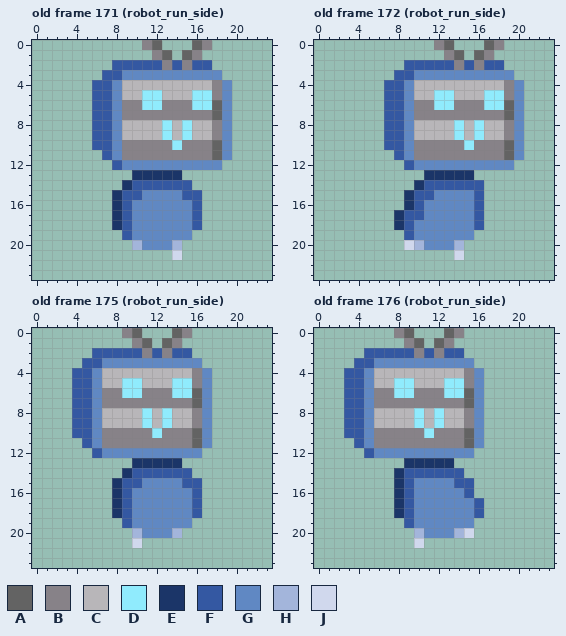
File history of a pixel-art file, rogo.aseprite. The picture above is the old version.
24x24 pixels, 270 frames. Colours within 5 levels of each other are drawn and written as one. Shown: old frame 171 (robot_run_side), old frame 172 (robot_run_side), old frame 175 (robot_run_side), old frame 176 (robot_run_side). The commit also changed other frames, which this record leaves out.
Palette (. is transparent): A #636363  B #878288  C #b8b6b9  D #90ebfd  E #1b3568  F #3458a2  G #6088c3  H #a3b5db  J #d0d8ed
Pixels before, old frame 171 (robot_run_side), first column x 6:
 0 .....BA...AB..
 1 ......BA.AB...
 2 ..FFFFFBFBFF..
 3 .FFGGGGGGGGGG.
 4 FFGCCCCCCCCCBG
 5 FFGCCDDCCCDDBG
 6 FFGBBDDBBBDDAG
 7 FFGBBBBBBBBBAG
 8 FFGCCCCDCDCCBG
 9 FFGCCCCDCDCCBG
10 FFGBBBBBDBBBAG
11 .FGBBBBBBBBBAG
12 ..FGGGGGGGGGG.
13 ....EEEEE.....
14 ...EFFFFFF....
15 ..EFFGGGGFF...
16 ..EFGGGGGGF...
17 ..EFGGGGGGF...
18 ..EFGGGGGGF...
19 ...FGGGGGG....
20 ....HGGGH.....
21 ........J.....
Pixels before, old frame 172 (robot_run_side), first column x 7:
 0 .....BA...AB..
 1 ......BA.AB...
 2 ..FFFFFBFBFF..
 3 .FFGGGGGGGGGG.
 4 FFGCCCCCCCCCBG
 5 FFGCCDDCCCDDBG
 6 FFGBBDDBBBDDAG
 7 FFGBBBBBBBBBAG
 8 FFGCCCCDCDCCBG
 9 FFGCCCCDCDCCBG
10 FFGBBBBBDBBBAG
11 .FGBBBBBBBBBAG
12 ..FGGGGGGGGGG.
13 ....EEEEE.....
14 ...EFFFFFF....
15 ..EFFGGGGF....
16 ..EFGGGGGF....
17 .EFFGGGGGF....
18 .EFGGGGGGF....
19 ..FGGGGGG.....
20 ..JHGGGH......
21 .......J......
Pixels before, old frame 175 (robot_run_side), first column x 4:
 0 .....BA...AB..
 1 ......BA.AB...
 2 ..FFFFFBFBFF..
 3 .FFGGGGGGGGGG.
 4 FFGCCCCCCCCCBG
 5 FFGCCDDCCCDDBG
 6 FFGBBDDBBBDDAG
 7 FFGBBBBBBBBBAG
 8 FFGCCCCDCDCCBG
 9 FFGCCCCDCDCCBG
10 FFGBBBBBDBBBAG
11 .FGBBBBBBBBBAG
12 ..FGGGGGGGGGG.
13 ......EEEEE...
14 .....EFFFFFF..
15 ....EFFGGGGFF.
16 ....EFGGGGGGF.
17 ....EFGGGGGGF.
18 ....EFGGGGGGF.
19 .....FGGGGGG..
20 ......HGGGH...
21 ......J.......
Pixels before, old frame 176 (robot_run_side), first column x 3:
 0 .....BA...AB..
 1 ......BA.AB...
 2 ..FFFFFBFBFF..
 3 .FFGGGGGGGGGG.
 4 FFGCCCCCCCCCBG
 5 FFGCCDDCCCDDBG
 6 FFGBBDDBBBDDAG
 7 FFGBBBBBBBBBAG
 8 FFGCCCCDCDCCBG
 9 FFGCCCCDCDCCBG
10 FFGBBBBBDBBBAG
11 .FGBBBBBBBBBAG
12 ..FGGGGGGGGGG.
13 ......EEEEE...
14 .....EFFFFFF..
15 .....EFGGGGFF.
16 .....EFGGGGGF.
17 .....EFGGGGGGF
18 .....EFGGGGGGF
19 ......FGGGGGG.
20 .......HGGGHJ.
21 .......J......
After the commit:
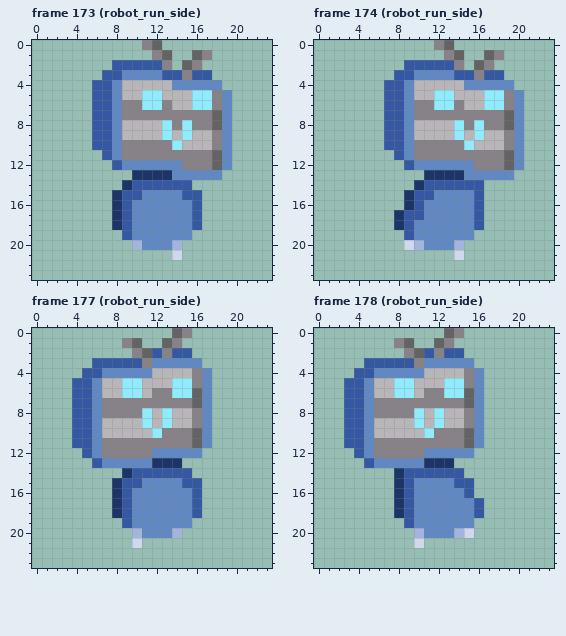
A new or re-ordered frame is compared with the old frame closest to it.
The edit:
frames 270 -> 274
Changed rows in their new state; - is an unchanged pixel.
Frame 173 (robot_run_side) is new; against old frame 171 (robot_run_side), layer "rogo":
first column x 13:
 0 ---..--
 1 --.AB--
 2 -.AB.--
 3 FFBFF.-
 4 -GGGGG.
 6 -CC--B-
 8 -B-BBA-
10 --CCCB-
12 --BBBAG
13 -GGGGG-
Frame 174 (robot_run_side) is new; against old frame 172 (robot_run_side), layer "rogo":
first column x 14:
 0 ---..--
 1 --.AB--
 2 -.AB.--
 3 FFBFF.-
 4 -GGGGG.
 6 -CC--B-
 8 -B-BBA-
10 --CCCB-
12 --BBBAG
13 -GGGGG-
Frame 177 (robot_run_side) against old frame 175 (robot_run_side), layer "rogo":
first column x 4:
 0 -----..-
 1 -----BA.
 2 --....BA
 3 -.-FFFFB
 4 .-FGGGGG
 6 ---CC--C
 8 ---BBBB-
10 ---CCCCC
11 F-------
12 -FGBBBBB
13 --FGGGGG
Frame 178 (robot_run_side) against old frame 176 (robot_run_side), layer "rogo":
first column x 3:
 0 -----..-
 1 -----BA.
 2 --....BA
 3 -.-FFFFB
 4 .-FGGGGG
 6 ---CC--C
 8 ---BBBB-
10 ---CCCCC
11 F-------
12 -FGBBBBB
13 --FGGGGG
Changed places in both pictures, as pixel boxes (x1, y1, x2, y2):
changed: (162, 40, 232, 180)
changed: (454, 40, 524, 180)
changed: (72, 328, 152, 468)
changed: (344, 328, 424, 468)
